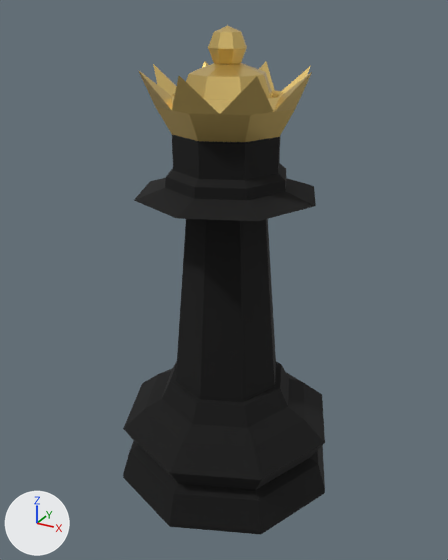
Before and after pictures for a commit that changed the glTF model app/src/main/assets/models/gercek5_q_b.glb.
Both versions are drawn from a 50 mm lens placed at (0.535, -0.986, 0.928), pointed at (-0.003, -0.008, 0.438). Lighting does not change. The marker at lower left points along +X, +Y and +Z. The first picture is the older version. Vertices at exactly the same position are counted once.

The first picture shows 'q_b'.
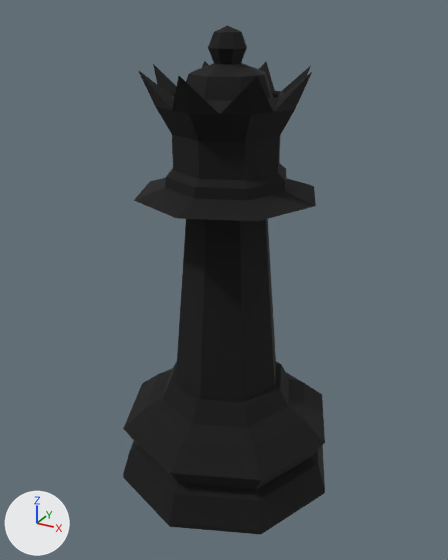
Changed parts and their boxes (x1, y1, x2, y2) in the pictures (448 x 560 px):
```json
{"part": 1, "of": "me_chesspiece_queen_cylinder_013_mesh", "change": "recoloured", "before": [138, 26, 312, 142], "after": [138, 26, 312, 142], "on screen": "yellow to black"}
```

Edits to the scene script, one JSON object a line:
```json
{"block": "me_chesspiece_queen_cylinder_013_mesh", "where": "me_chesspiece_queen_cylinder_013_mesh.from_pydata(...)  # 209 vertices, 414 faces; spans x -0.232..0.232, y -0.232..0.232, z 0.0..0.9"}
{"block": "me_chesspiece_queen_cylinder_013_mesh", "where": "# used by ob_q_b; location = (0.0, 0.0, 0.0)"}
{"block": "me_chesspiece_queen_cylinder_013_mesh", "change": "me_chesspiece_queen_cylinder_013_mesh part 1: all 184 faces that had it switch from mat_tepe_altin (yellow #ebcb7c) to mat_black_piece (black #000000)"}
```
